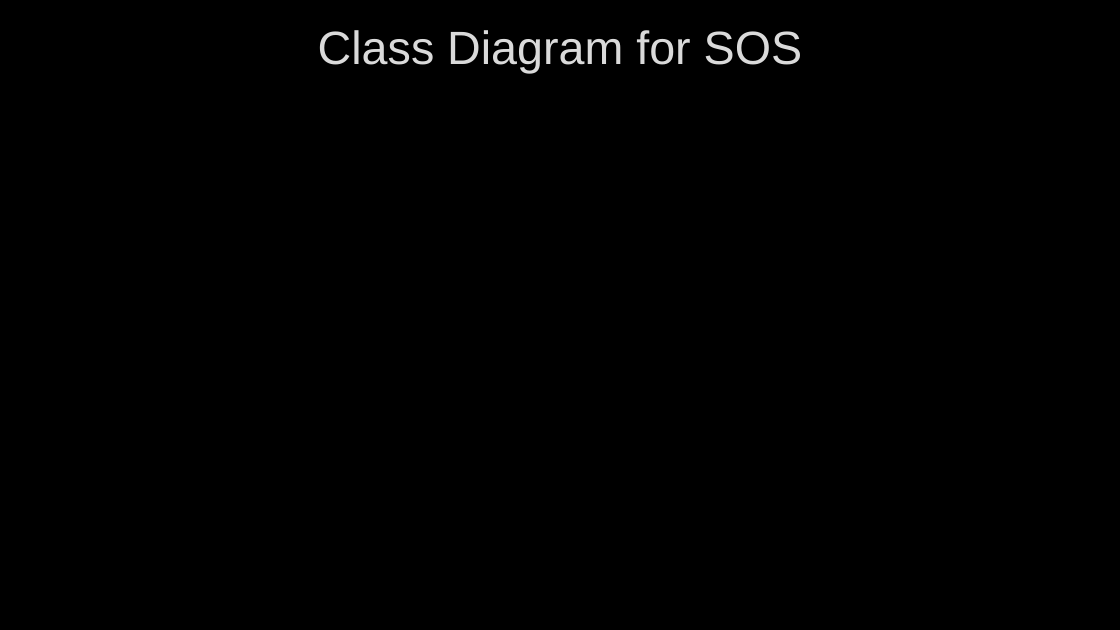
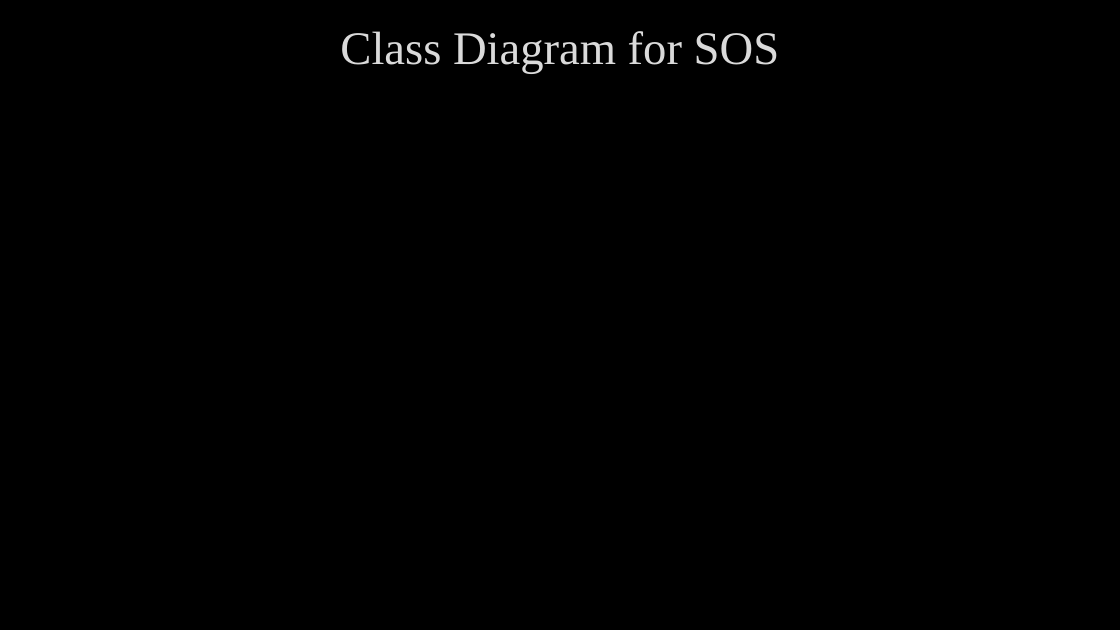
Before and after one commit to arocho032/CEN4010-Team-5, a slide deck: slide 16 of specifications/deliv1/SOS Deliverable 1 Presentation.pptx (slide 15 before the commit). Drawn at 1120x630 pixels with LibreOffice and Linux fonts; fonts in the diff are those of the drawing; background and template pictures are left out. Boxes give left, top, right and bottom in pixels: in the first picture for what was removed or moved away, otherwise in the second. Text is boxed around its words. In the diff, an @@ line names an element or a change of style, - is before the commit and + after.

```diff
--- a/specifications/deliv1/SOS Deliverable 1 Presentation.pptx
+++ b/specifications/deliv1/SOS Deliverable 1 Presentation.pptx
@@ title "Class Diagram for SOS" at (x1=340, y1=31, x2=780, y2=74): font Arial to Times New Roman @@
```
Also in this commit, not shown: 11 other slides changed, 4 slides added, 3 slides removed.
